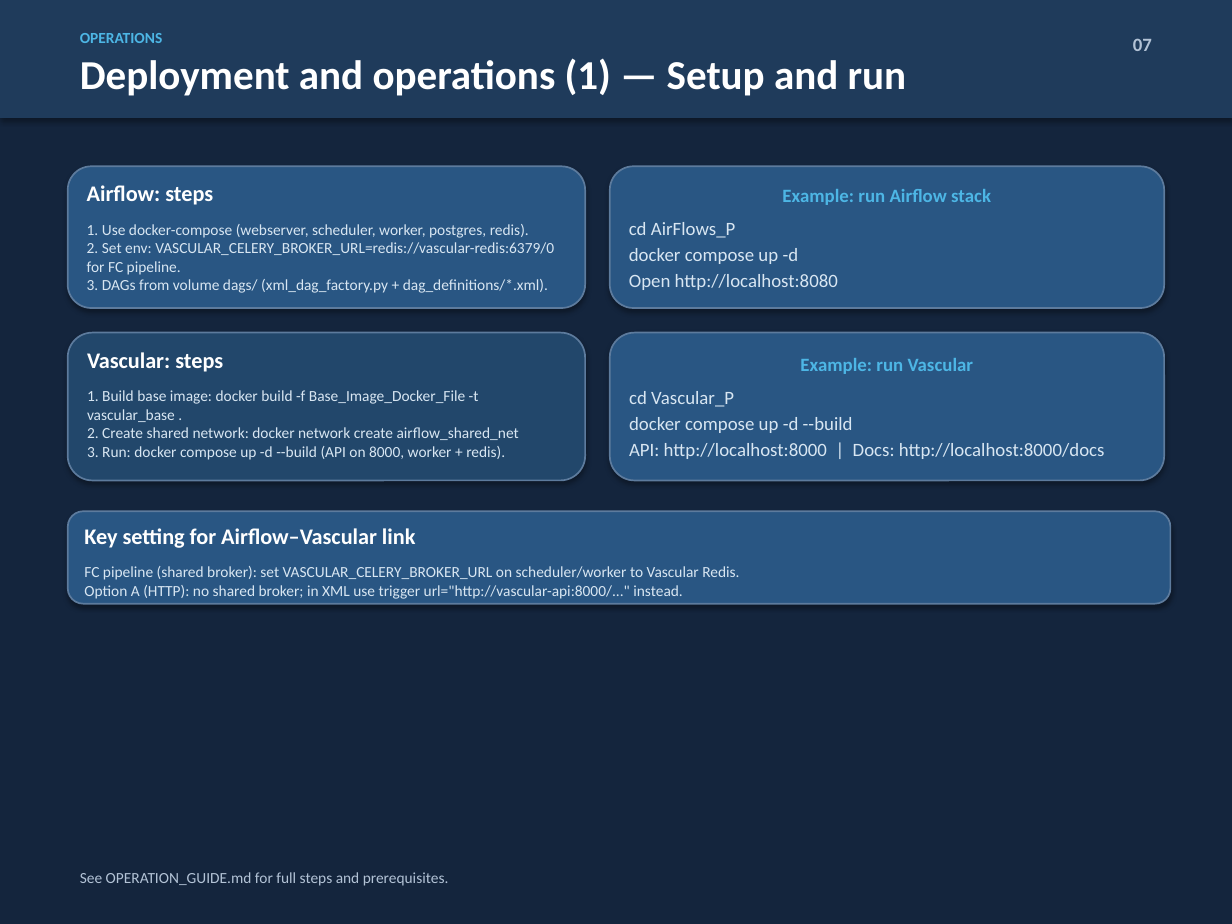
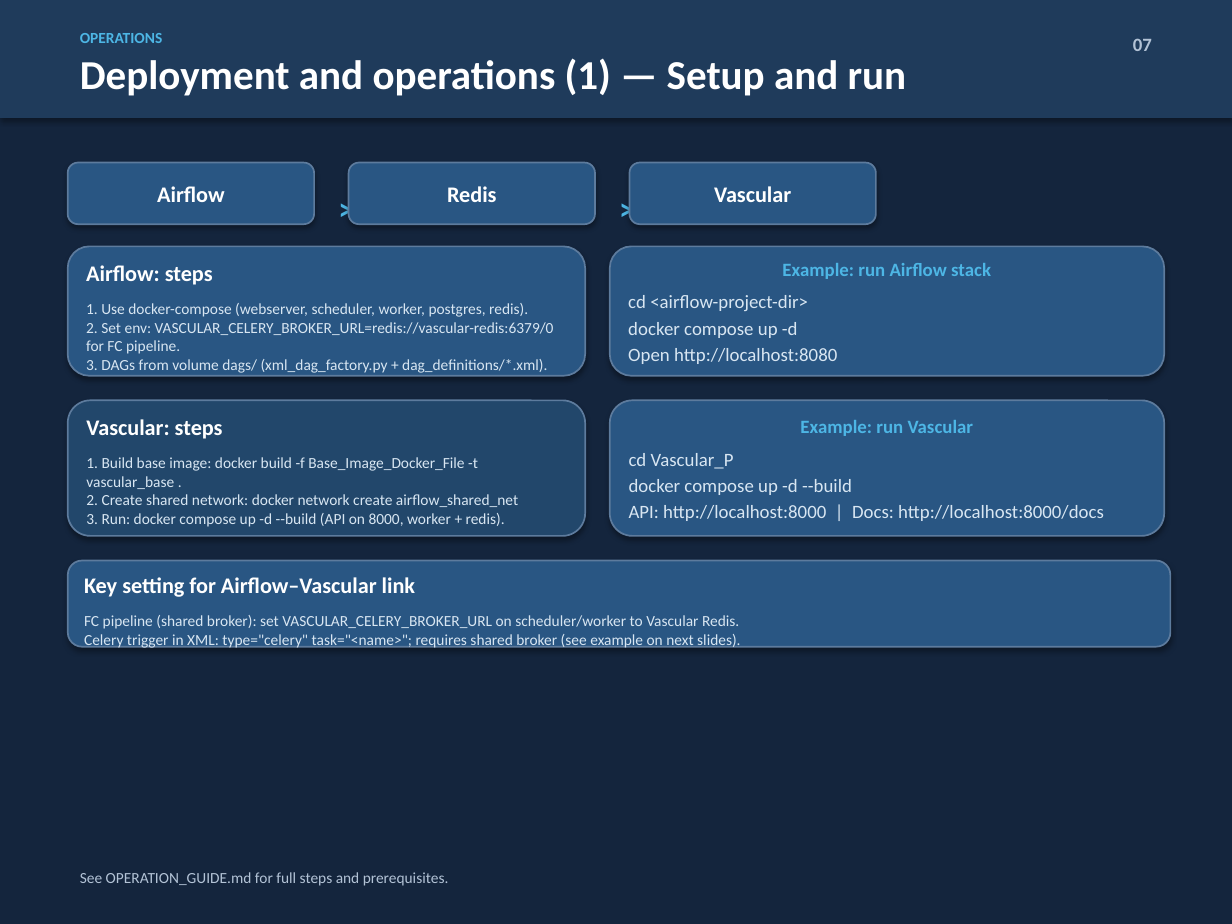
Before and after one commit to zipluxsky/vas, a slide deck: slide 8 of docs/Airflow_Vascular_Intro.pptx. Drawn at 1232x924 pixels with LibreOffice and Linux fonts; fonts in the diff are those of the drawing. Boxes give left, top, right and bottom in pixels: in the first picture for what was removed or moved away, otherwise in the second. Text is boxed around its words. In the diff, an @@ line names an element or a change of style, - is before the commit and + after.

```diff
--- a/docs/Airflow_Vascular_Intro.pptx
+++ b/docs/Airflow_Vascular_Intro.pptx
@@ rounded rectangle added at [68, 163, 314, 224], fill #295683, outline #5D7B9D 1 pt, 13 pt, text #FFFFFF, bold @@
+Airflow
@@ rounded rectangle added at [349, 163, 595, 224], fill #295683, outline #5D7B9D 1 pt, 13 pt, text #FFFFFF, bold @@
+Redis
@@ rounded rectangle added at [630, 163, 876, 224], fill #295683, outline #5D7B9D 1 pt, 13 pt, text #FFFFFF, bold @@
+Vascular
@@ text added at [326, 184, 351, 206], 18 pt, text #4DB6E5, bold @@
+>
@@ text added at [607, 184, 632, 206], 18 pt, text #4DB6E5, bold @@
+>
@@ rounded rectangle "Airflow: steps": place and size @@
-rounded rectangle "Airflow: steps" at [68, 166, 585, 308]
+rounded rectangle "Airflow: steps" at [68, 246, 585, 376]
@@ rounded rectangle "Example: run Airflow stack": place and size @@
-rounded rectangle "Example: run Airflow stack" at [610, 166, 1164, 308]
+rounded rectangle "Example: run Airflow stack" at [610, 246, 1164, 376]
@@ text in rounded rectangle at [628, 295, 808, 311]: text changed @@
-cd AirFlows_P
+cd <airflow-project-dir>
@@ rounded rectangle "Vascular: steps": place and size @@
-rounded rectangle "Vascular: steps" at [68, 333, 585, 480]
+rounded rectangle "Vascular: steps" at [68, 400, 585, 536]
@@ rounded rectangle "Example: run Vascular": place and size @@
-rounded rectangle "Example: run Vascular" at [610, 333, 1164, 480]
+rounded rectangle "Example: run Vascular" at [610, 400, 1164, 536]
@@ rounded rectangle "Key setting for Airflow–Vascular link": place and size @@
-rounded rectangle "Key setting for Airflow–Vascular link" at [68, 511, 1170, 604]
+rounded rectangle "Key setting for Airflow–Vascular link" at [68, 561, 1170, 647]
@@ text in rounded rectangle at [84, 634, 740, 649]: text changed @@
-Option A (HTTP): no shared broker; in XML use trigger url="http://vascular-api:8000/..." instead.
+Celery trigger in XML: type="celery" task="<name>"; requires shared broker (see example on next slides).
```
Also in this commit, not shown: 10 other slides changed, 2 slides added.
